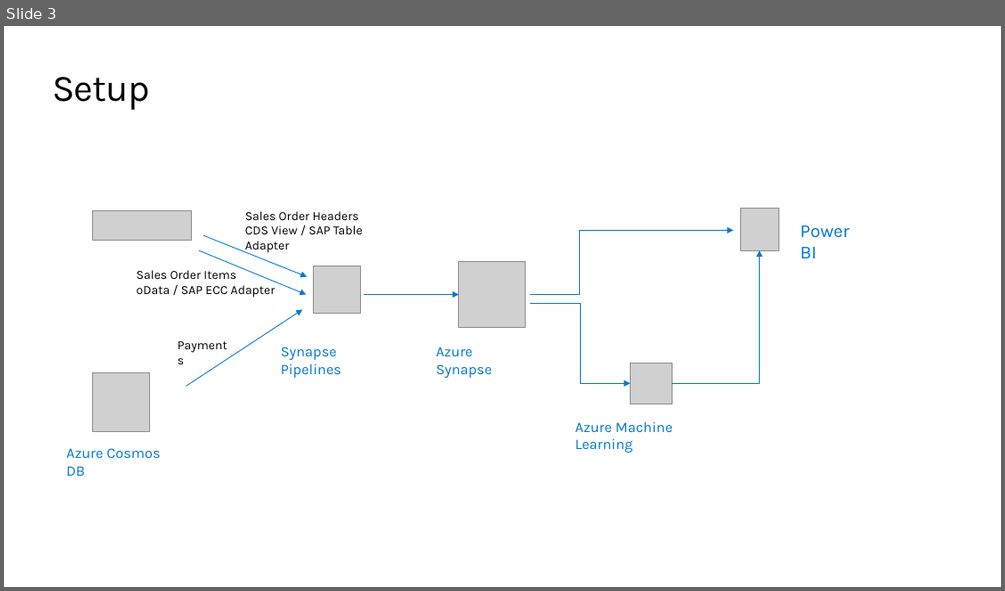
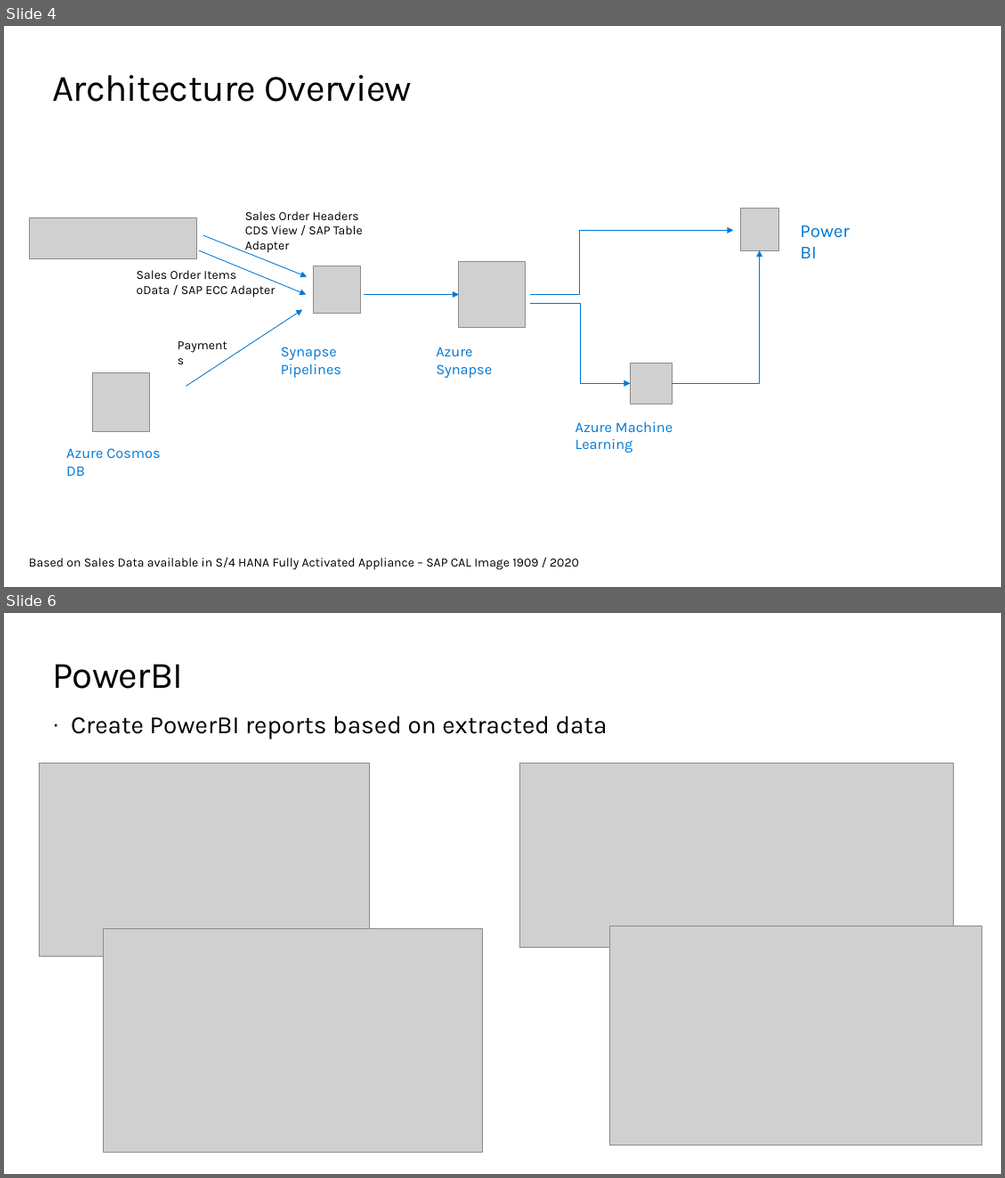
Before and after one commit to thzandvl/microhack-sap-data, a slide deck: SAP-Data-MicroHack.pptx. Shown one above the other, each under a label of ours: slide 3 before the commit, slides 4 and 6 after it; the slides between them are not shown. The pictures are 1005x591 and 1005x1178 pixels, drawn with LibreOffice and Linux fonts; fonts in the diff are those of the drawing; grey boxes stand for pictures; background and template pictures are left out. Boxes give left, top, right and bottom in pixels: in the first picture for what was removed or moved away, otherwise in the second. Text is boxed around its words. In the diff, an @@ line names an element or a change of style, - is before the commit and + after.

Commit message:
Updated Overview picture and ppt

```diff
--- a/SAP-Data-MicroHack.pptx
+++ b/SAP-Data-MicroHack.pptx
@@ slide 6 added at (x1=4, y1=613, x2=1001, y2=1174), background #FFFFFF @@
@@ title added at (x1=52, y1=664, x2=184, y2=689), 36 pt, text #000000 @@
+PowerBI
@@ text added at (x1=71, y1=716, x2=607, y2=739), 24 pt, text #000000 @@
+· Create PowerBI reports based on extracted data
@@ picture added at (x1=39, y1=763, x2=370, y2=957) @@
@@ picture added at (x1=520, y1=763, x2=954, y2=948) @@
@@ picture added at (x1=103, y1=929, x2=483, y2=1152) @@
@@ picture added at (x1=609, y1=925, x2=982, y2=1144) @@
@@ what was slide 3 is now slide 4 @@
@@ slide 4 changed as well @@
@@ title at (x1=52, y1=75, x2=412, y2=102): text changed @@
-Setup
+Architecture Overview
@@ picture removed at (x1=92, y1=211, x2=192, y2=240) @@
@@ picture added at (x1=30, y1=217, x2=197, y2=258) @@
@@ text added at (x1=29, y1=556, x2=579, y2=570), 12 pt, text #000000 @@
+Based on Sales Data available in S/4 HANA Fully Activated Appliance – SAP CAL Image 1909 / 2020
```
Also in this commit, not shown: 4 other slides changed, 4 other slides added, 3 slides removed, 1 other file.
